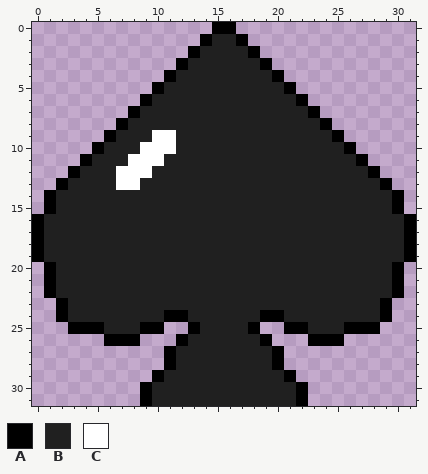
Two versions of one pixel-art sprite, icon.png. The first picture shows the starting point.
The file is 32x32 pixels.
Palette (. is transparent): A #000000  B #202020  C #ffffff
Pixels before, first column x 0:
 0 ...............AA...............
 1 ..............ABBA..............
 2 .............ABBBBA.............
 3 ............ABBBBBBA............
 4 ...........ABBBBBBBBA...........
 5 ..........ABBBBBBBBBBA..........
 6 .........ABBBBBBBBBBBBA.........
 7 ........ABBBBBBBBBBBBBBA........
 8 .......ABBBBBBBBBBBBBBBBA.......
 9 ......ABBBCCBBBBBBBBBBBBBA......
10 .....ABBBCCCBBBBBBBBBBBBBBA.....
11 ....ABBBCCCBBBBBBBBBBBBBBBBA....
12 ...ABBBCCCBBBBBBBBBBBBBBBBBBA...
13 ..ABBBBCCBBBBBBBBBBBBBBBBBBBBA..
14 .ABBBBBBBBBBBBBBBBBBBBBBBBBBBBA.
15 .ABBBBBBBBBBBBBBBBBBBBBBBBBBBBA.
16 ABBBBBBBBBBBBBBBBBBBBBBBBBBBBBBA
17 ABBBBBBBBBBBBBBBBBBBBBBBBBBBBBBA
18 ABBBBBBBBBBBBBBBBBBBBBBBBBBBBBBA
19 ABBBBBBBBBBBBBBBBBBBBBBBBBBBBBBA
20 .ABBBBBBBBBBBBBBBBBBBBBBBBBBBBA.
21 .ABBBBBBBBBBBBBBBBBBBBBBBBBBBBA.
22 .ABBBBBBBBBBBBBBBBBBBBBBBBBBBBA.
23 ..ABBBBBBBBBBBBBBBBBBBBBBBBBBA..
24 ..ABBBBBBBBAABBBBBBAABBBBBBBBA..
25 ...AAABBBAA..ABBBBA..AABBBAAA...
26 ......AAA...ABBBBBBA...AAA......
27 ...........ABBBBBBBBA...........
28 ...........ABBBBBBBBA...........
29 ..........ABBBBBBBBBBA..........
30 .........ABBBBBBBBBBBBA.........
31 .........ABBBBBBBBBBBBA.........
The result:
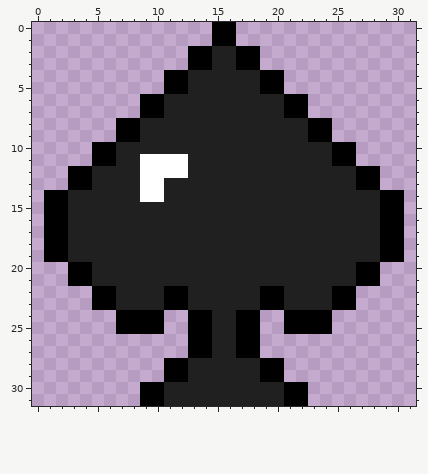
Difference:
y 1: x 14..17 ABBA -> .AA.
y 2: x 14 B -> A; x 17 B -> A
y 3: x 12..14 ABB -> .AA; x 17..19 BBA -> AA.
y 4: x 12 B -> A; x 19 B -> A
y 5: x 10..12 ABB -> .AA; x 19..21 BBA -> AA.
y 6: x 10 B -> A; x 21 B -> A
y 7: x 8..10 ABB -> .AA; x 21..23 BBA -> AA.
y 8: x 8 B -> A; x 23 B -> A
y 9: x 6..8 ABB -> .AA; x 10..11 CC -> BB; x 23..25 BBA -> AA.
y 10: x 6 B -> A; x 9..11 CCC -> BBB; x 25 B -> A
y 11: x 4..6 ABB -> .AA; x 8 C -> B; x 11..12 BB -> CC; x 25..27 BBA -> AA.
y 12: x 4 B -> A; x 7..8 CC -> BB; x 10..12 BBB -> CCC; x 27 B -> A
y 13: x 2..4 ABB -> .AA; x 7..10 CCBB -> BBCC; x 27..29 BBA -> AA.
y 14: x 2 B -> A; x 9..10 BB -> CC; x 29 B -> A
y 15: x 2 B -> A; x 29 B -> A
y 16..19: x 0..2 ABB -> .AA; x 29..31 BBA -> AA.
y 20..21: x 1..4 ABBB -> ..AA; x 27..30 BBBA -> AA..
y 22: x 1..6 ABBBBB -> ....AA; x 11..12 BB -> AA; x 19..20 BB -> AA; x 25..30 BBBBBA -> AA....
y 23: x 2..6 ABBBB -> ...AA; x 11..12 BB -> AA; x 19..20 BB -> AA; x 25..29 BBBBA -> AA...
y 24: x 2..14 ABBBBBBBBAABB -> .....AAAA..AA; x 17..29 BBAABBBBBBBBA -> AA..AAAA.....
y 25: x 3..8 AAABBB -> ....AA; x 14 B -> A; x 17 B -> A; x 23..28 BBBAAA -> AA....
y 26: x 6..8 AAA -> ...; x 12..14 ABB -> .AA; x 17..19 BBA -> AA.; x 23..25 AAA -> ...
y 27: x 11..14 ABBB -> ..AA; x 17..20 BBBA -> AA..
y 28: x 12 B -> A; x 19 B -> A
y 29: x 10..12 ABB -> .AA; x 19..21 BBA -> AA.
y 30..31: x 10 B -> A; x 21 B -> A
Pixel boxes of the changes (left, top, right, bottom) in both pictures:
changed: (32, 34, 416, 406)
